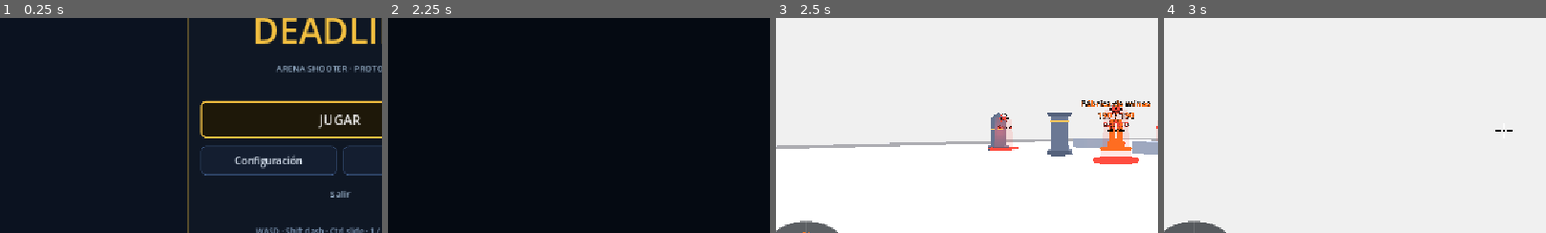
Above: before the commit, frames 1-4 (left to right).
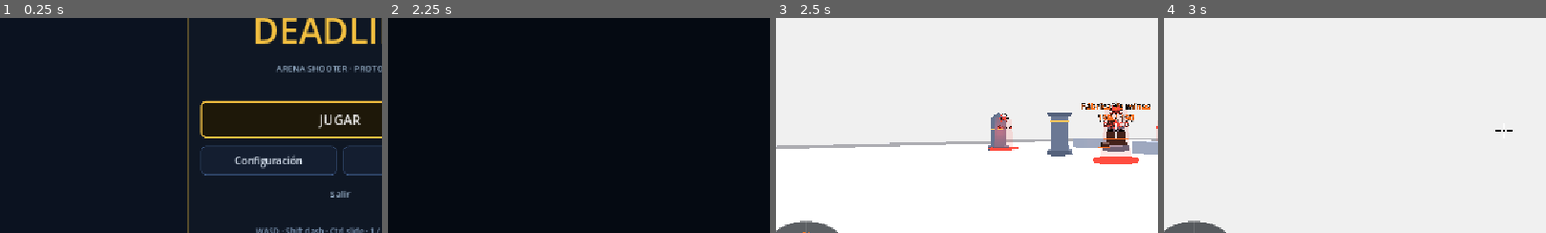
Above: after the commit, the same moments.

Repository: Veilen1/Deadline
Game: Godot game, scene res://scenes/ui/main_menu.tscn
The game is run twice, just before and just after one commit, with the same random seed, the same clock (stepped at 60 frames per second) and the same inputs.
Inputs (mouse positions are % of the whole screen's width and height, from its top left):
- Up to frame 1 (0.25 s): no input
- Up to frame 2 (2.25 s): click "JUGAR" at 0.5 s; click "JUGAR" at 1.25 s; click "Empezar run" at 2 s
- Up to frame 3 (2.5 s): no input
- Up to frame 4 (3 s): tap Enter at 2.75 s; move the mouse to (55, 50) at 2.77 s; hold W (move_forward) from 2.78 s (still down); tap Space (jump) at 2.85 s
The pictures show only the part of the screen within x 6-56%, y 24-74%; the shares and areas given below are measured in that part.

Frames 1-2 are identical in both runs. In frame 3, 1.3% of the frame differs, in the area x 80-98%, y 38-63%; in frame 4, nothing differs.

Commit message:
fix(arena): dar a cada altar modelo y colision propios

Diff:
--- a/scenes/levels/arena_event.gd
+++ b/scenes/levels/arena_event.gd
@@ -57,6 +57,10 @@
 var _ring_base_scale: Vector3 = Vector3.ONE
 var _started: bool = false
 var _turret_model: Node3D
+var _altar: Node3D
+var _label_base: float = 3.1
+var _glow_materials: Array[StandardMaterial3D] = []
+var _spin_nodes: Array[Node3D] = []
 
 
 func _ready() -> void:
@@ -81,8 +85,11 @@
 	_timer = _initial_interval()
 	_apply_style()
 	_update_label()
+	_label_base = 1.75 if event_kind == "turret" else 3.1
 	if event_kind == "turret":
 		_spawn_turret()
+	else:
+		_build_altar()
 	Toast.show_toast(
 		"EVENTO DE ARENA",
 		title,
@@ -138,7 +145,7 @@
 
 	_time += delta
 	_timer -= delta
-	_update_visuals()
+	_update_visuals(delta)
 	_update_turret_aim()
 
 	if _timer <= 0.0:
@@ -156,6 +163,308 @@
 	_turret_model.scale = Vector3.ONE * 1.45
 	_core.visible = false
 	_ring.visible = false
+
+
+# --- Altares: cada evento tiene su propia silueta y su propia colisión. ---
+
+func _build_altar() -> void:
+	_core.hide()
+	_ring.hide()
+	_altar = Node3D.new()
+	_altar.name = "Altar"
+	add_child(_altar)
+
+	var accent: Color = _accent()
+	match event_kind:
+		"slow":
+			_build_ice(accent)
+		"mines":
+			_build_mines(accent)
+		"pull":
+			_build_pull(accent)
+		"heal":
+			_build_heal(accent)
+		_:
+			_build_reactor(accent)
+
+	_setup_hitbox()
+	_label.position.y = _label_base
+
+
+func _build_reactor(accent: Color) -> void:
+	var stone := _stone_material()
+	var dark := _metal_material(Color(0.18, 0.21, 0.28))
+	var glow := _glow_material(accent)
+
+	_add_cylinder(0.95, 1.05, 0.3, Vector3(0, 0.15, 0), stone)
+	_add_cylinder(0.42, 0.5, 1.8, Vector3(0, 1.2, 0), glow, 12)
+	for height in [0.52, 1.2, 1.88]:
+		_add_torus(0.58, 0.7, Vector3(0, height, 0), Vector3.ZERO, glow)
+	for index in 4:
+		var angle: float = float(index) * PI * 0.5
+		_add_box(
+			Vector3(0.14, 1.5, 0.34),
+			Vector3(cos(angle) * 0.68, 1.15, sin(angle) * 0.68),
+			dark,
+			Vector3(0, rad_to_deg(angle), 0)
+		)
+	_add_cone(0.32, 0.5, Vector3(0, 2.3, 0), glow)
+	_label_base = 2.9
+
+
+func _build_ice(accent: Color) -> void:
+	var stone := _stone_material()
+	var dark := _metal_material(Color(0.16, 0.22, 0.3))
+	var glow := _glow_material(accent, 1.9)
+
+	_add_cylinder(0.9, 0.98, 0.26, Vector3(0, 0.13, 0), stone)
+	_add_cylinder(0.48, 0.56, 0.5, Vector3(0, 0.5, 0), dark)
+	_add_cone(0.6, 1.2, Vector3(0, 1.65, 0), glow, 6)
+	_add_cone(0.6, 1.0, Vector3(0, 0.55, 0), glow, 6, Vector3(180, 0, 0))
+	_add_spin_torus(0.7, 0.82, Vector3(0, 1.2, 0), Vector3(90, 0, 18), glow)
+	_add_spin_torus(0.94, 1.04, Vector3(0, 1.2, 0), Vector3(74, 0, -24), glow)
+	_label_base = 2.7
+
+
+func _build_mines(accent: Color) -> void:
+	var stone := _stone_material()
+	var dark := _metal_material(Color(0.26, 0.2, 0.16))
+	var glow := _glow_material(accent, 2.3)
+
+	_add_cylinder(1.0, 1.06, 0.4, Vector3(0, 0.2, 0), stone)
+	_add_cylinder(0.72, 0.8, 1.0, Vector3(0, 0.9, 0), dark)
+	_add_torus(0.8, 0.9, Vector3(0, 0.9, 0), Vector3.ZERO, glow)
+	_add_cylinder(0.8, 0.4, 0.5, Vector3(0, 1.65, 0), stone)
+	_add_cylinder(0.22, 0.26, 1.2, Vector3(0.52, 1.75, 0), dark, 10)
+	_add_cone(0.32, 0.35, Vector3(0.52, 2.42, 0), glow)
+	_add_box(Vector3(0.5, 0.3, 0.6), Vector3(0, 0.45, -0.95), dark)
+	_add_box(Vector3(0.85, 0.06, 0.5), Vector3(0, 0.3, -1.18), glow)
+	_label_base = 2.9
+
+
+func _build_pull(accent: Color) -> void:
+	var dark := _metal_material(Color(0.14, 0.12, 0.2))
+	var glow := _glow_material(accent, 2.1)
+
+	_add_cylinder(0.88, 0.96, 0.2, Vector3(0, 0.1, 0), dark, 20)
+	_add_torus(0.55, 0.64, Vector3(0, 0.9, 0), Vector3.ZERO, dark)
+	for index in 3:
+		var angle: float = float(index) * TAU / 3.0
+		_add_cylinder(
+			0.07,
+			0.1,
+			0.95,
+			Vector3(cos(angle) * 0.55, 0.55, sin(angle) * 0.55),
+			dark,
+			8
+		)
+	_add_cone(0.55, 0.8, Vector3(0, 1.9, 0), glow, 4)
+	_add_cone(0.55, 0.7, Vector3(0, 1.15, 0), glow, 4, Vector3(180, 0, 0))
+	_add_spin_torus(0.7, 0.82, Vector3(0, 1.5, 0), Vector3(90, 0, 0), glow)
+	_add_spin_torus(0.92, 1.04, Vector3(0, 1.5, 0), Vector3(66, 0, 34), glow)
+	_label_base = 2.7
+
+
+func _build_heal(accent: Color) -> void:
+	var stone := _stone_material()
+	var dark := _metal_material(Color(0.16, 0.26, 0.2))
+	var glow := _glow_material(accent, 2.0)
+
+	_add_cylinder(0.85, 0.92, 0.28, Vector3(0, 0.14, 0), dark)
+	_add_cylinder(0.22, 0.3, 0.8, Vector3(0, 0.65, 0), stone, 10)
+	_add_sphere(0.5, Vector3(0, 1.35, 0), glow)
+	_add_box(Vector3(0.14, 0.9, 0.14), Vector3(0, 1.35, 0), glow)
+	_add_box(Vector3(0.9, 0.14, 0.14), Vector3(0, 1.35, 0), glow)
+	_add_spin_torus(0.7, 0.8, Vector3(0, 1.35, 0), Vector3(90, 0, 0), glow)
+	_add_spin_torus(0.92, 1.02, Vector3(0, 1.35, 0), Vector3(72, 0, 26), glow)
+	_label_base = 2.6
+
+
+func _setup_hitbox() -> void:
+	var hitbox: Area3D = $TorsoHitbox
+	for child in hitbox.get_children():
+		child.free()
+	hitbox.position = Vector3.ZERO
+
+	match event_kind:
+		"slow":
+			_add_hitbox_cylinder(1.0, 0.3, Vector3(0, 0.15, 0))
+			_add_hitbox_cylinder(0.6, 2.2, Vector3(0, 1.2, 0))
+		"mines":
+			_add_hitbox_cylinder(1.06, 0.42, Vector3(0, 0.21, 0))
+			_add_hitbox_cylinder(0.8, 1.9, Vector3(0, 1.0, 0))
+			_add_hitbox_cylinder(0.3, 1.4, Vector3(0.52, 1.8, 0))
+			_add_hitbox_box(Vector3(0.55, 0.35, 0.62), Vector3(0, 0.45, -0.95))
+		"pull":
+			_add_hitbox_cylinder(0.96, 0.24, Vector3(0, 0.12, 0))
+			_add_hitbox_sphere(0.78, Vector3(0, 1.5, 0))
+		"heal":
+			_add_hitbox_cylinder(0.92, 0.3, Vector3(0, 0.15, 0))
+			_add_hitbox_cylinder(0.3, 0.9, Vector3(0, 0.65, 0))
+			_add_hitbox_sphere(0.8, Vector3(0, 1.35, 0))
+		_:
+			_add_hitbox_cylinder(1.05, 0.32, Vector3(0, 0.16, 0))
+			_add_hitbox_cylinder(0.72, 2.6, Vector3(0, 1.3, 0))
+
+
+func _add_hitbox_cylinder(radius: float, height: float, position: Vector3) -> void:
+	var shape := CylinderShape3D.new()
+	shape.radius = radius
+	shape.height = height
+	var collision := CollisionShape3D.new()
+	collision.shape = shape
+	collision.position = position
+	$TorsoHitbox.add_child(collision)
+
+
+func _add_hitbox_sphere(radius: float, position: Vector3) -> void:
+	var shape := SphereShape3D.new()
+	shape.radius = radius
+	var collision := CollisionShape3D.new()
+	collision.shape = shape
+	collision.position = position
+	$TorsoHitbox.add_child(collision)
+
+
+func _add_hitbox_box(size: Vector3, position: Vector3) -> void:
+	var shape := BoxShape3D.new()
+	shape.size = size
+	var collision := CollisionShape3D.new()
+	collision.shape = shape
+	collision.position = position
+	$TorsoHitbox.add_child(collision)
+
+
+func _stone_material() -> StandardMaterial3D:
+	var material := StandardMaterial3D.new()
+	material.albedo_color = Color(0.34, 0.38, 0.47, 1)
+	material.roughness = 0.82
+	return material
+
+
+func _metal_material(color: Color) -> StandardMaterial3D:
+	var material := StandardMaterial3D.new()
+	material.albedo_color = color
+	material.metallic = 0.65
+	material.roughness = 0.38
+	return material
+
+
+func _glow_material(color: Color, energy: float = 2.4) -> StandardMaterial3D:
+	var material := StandardMaterial3D.new()
+	material.shading_mode = BaseMaterial3D.SHADING_MODE_UNSHADED
+	material.albedo_color = color
+	material.emission_enabled = true
+	material.emission = color
+	material.emission_energy_multiplier = energy
+	_glow_materials.append(material)
+	return material
+
+
+func _add_mesh(
+	mesh: Mesh,
+	position: Vector3,
+	material: Material,
+	rotation_degrees: Vector3 = Vector3.ZERO,
+	parent: Node3D = null
+) -> MeshInstance3D:
+	var instance := MeshInstance3D.new()
+	instance.mesh = mesh
+	instance.material_override = material
+	instance.position = position
+	instance.rotation_degrees = rotation_degrees
+	(parent if parent != null else _altar).add_child(instance)
+	return instance
+
+
+func _add_cylinder(
+	top_radius: float,
+	bottom_radius: float,
+	height: float,
+	position: Vector3,
+	material: Material,
+	segments: int = 16
+) -> void:
+	var mesh := CylinderMesh.new()
+	mesh.top_radius = top_radius
+	mesh.bottom_radius = bottom_radius
+	mesh.height = height
+	mesh.radial_segments = segments
+	_add_mesh(mesh, position, material)
+
+
+func _add_cone(
+	radius: float,
+	height: float,
+	position: Vector3,
+	material: Material,
+	segments: int = 8,
+	rotation_degrees: Vector3 = Vector3.ZERO
+) -> void:
+	var mesh := CylinderMesh.new()
+	mesh.top_radius = 0.0
+	mesh.bottom_radius = radius
+	mesh.height = height
+	mesh.radial_segments = segments
+	_add_mesh(mesh, position, material, rotation_degrees)
+
+
+func _add_box(
+	size: Vector3,
+	position: Vector3,
+	material: Material,
+	rotation_degrees: Vector3 = Vector3.ZERO
+) -> void:
+	var mesh := BoxMesh.new()
+	mesh.size = size
+	_add_mesh(mesh, position, material, rotation_degrees)
+
+
+func _add_sphere(radius: float, position: Vector3, material: Material) -> void:
+	var mesh := SphereMesh.new()
+	mesh.radius = radius
+	mesh.height = radius * 2.0
+	mesh.radial_segments = 16
+	mesh.rings = 8
+	_add_mesh(mesh, position, material)
+
+
+func _add_torus(
+	inner_radius: float,
+	outer_radius: float,
+	position: Vector3,
+	rotation_degrees: Vector3,
+	material: Material
+) -> void:
+	var mesh := TorusMesh.new()
+	mesh.inner_radius = inner_radius
+	mesh.outer_radius = outer_radius
+	mesh.rings = 32
+	mesh.ring_segments = 8
+	_add_mesh(mesh, position, material, rotation_degrees)
+
+
+func _add_spin_torus(
+	inner_radius: float,
+	outer_radius: float,
+	position: Vector3,
+	rotation_degrees: Vector3,
+	material: Material
+) -> void:
+	var pivot := Node3D.new()
+	pivot.position = position
+	_altar.add_child(pivot)
+	var mesh := TorusMesh.new()
+	mesh.inner_radius = inner_radius
+	mesh.outer_radius = outer_radius
+	mesh.rings = 32
+	mesh.ring_segments = 8
+	var instance := MeshInstance3D.new()
+	instance.mesh = mesh
+	instance.material_override = material
+	instance.rotation_degrees = rotation_degrees
+	pivot.add_child(instance)
+	_spin_nodes.append(pivot)
 
 
 func _update_turret_aim() -> void:
@@ -338,13 +647,19 @@
 	tween.parallel().tween_property(_light, "light_energy", 0.8, 0.15)
 
 
-func _update_visuals() -> void:
+func _update_visuals(delta: float) -> void:
 	var pulse: float = 1.0 + sin(_time * 6.0) * 0.06
-	_ring.scale = Vector3(
-		_ring_base_scale.x * pulse, _ring_base_scale.y, _ring_base_scale.z * pulse
-	)
-	var label_base: float = 1.75 if event_kind == "turret" else 3.1
-	_label.position.y = label_base + sin(_time * 2.4) * 0.06
+	if _ring.visible:
+		_ring.scale = Vector3(
+			_ring_base_scale.x * pulse, _ring_base_scale.y, _ring_base_scale.z * pulse
+		)
+	_label.position.y = _label_base + sin(_time * 2.4) * 0.06
+
+	for material in _glow_materials:
+		material.emission_energy_multiplier = 2.2 + sin(_time * 3.0) * 0.7
+	for node in _spin_nodes:
+		if node != null:
+			node.rotation.y += delta * 0.8
 
 
 func _apply_style() -> void:
